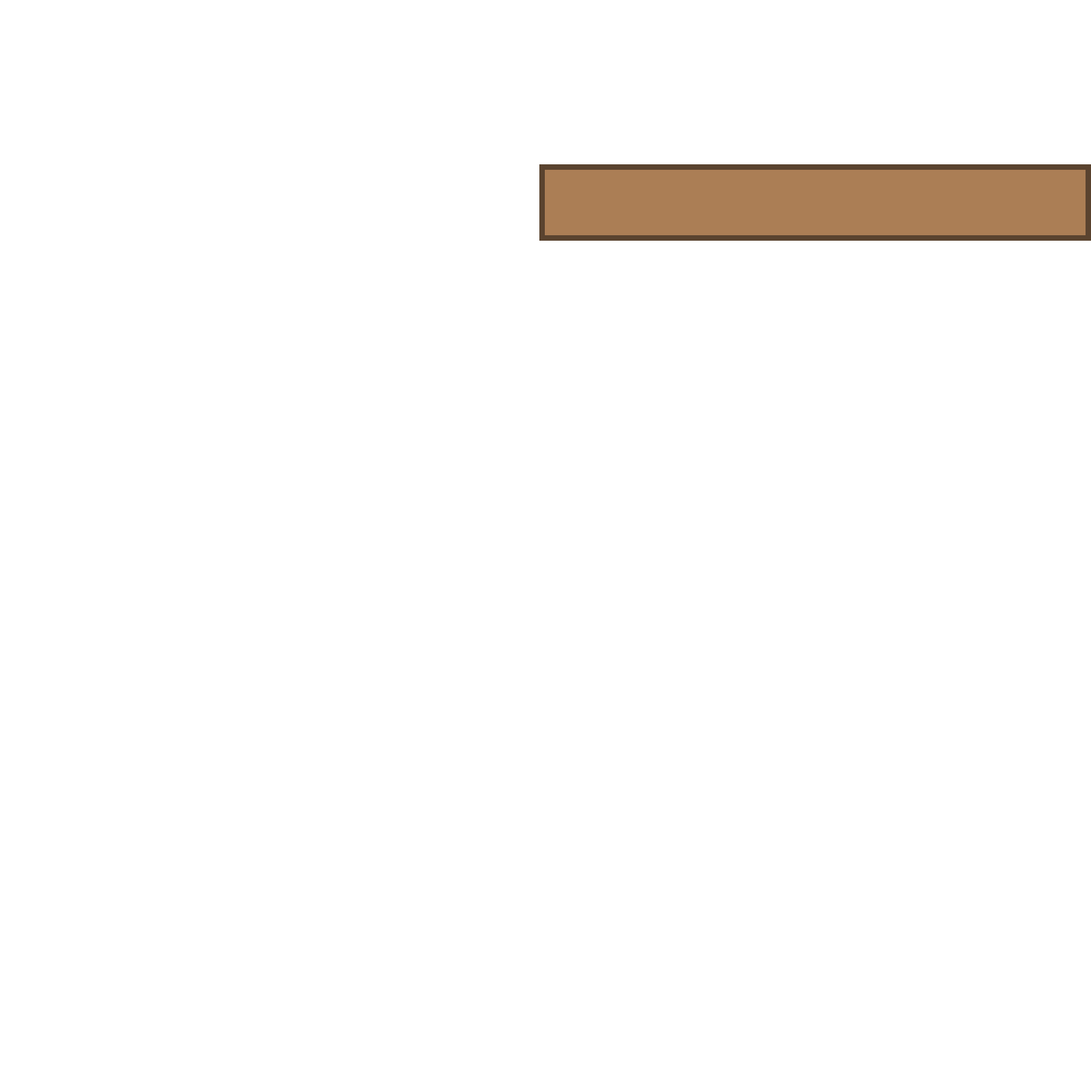
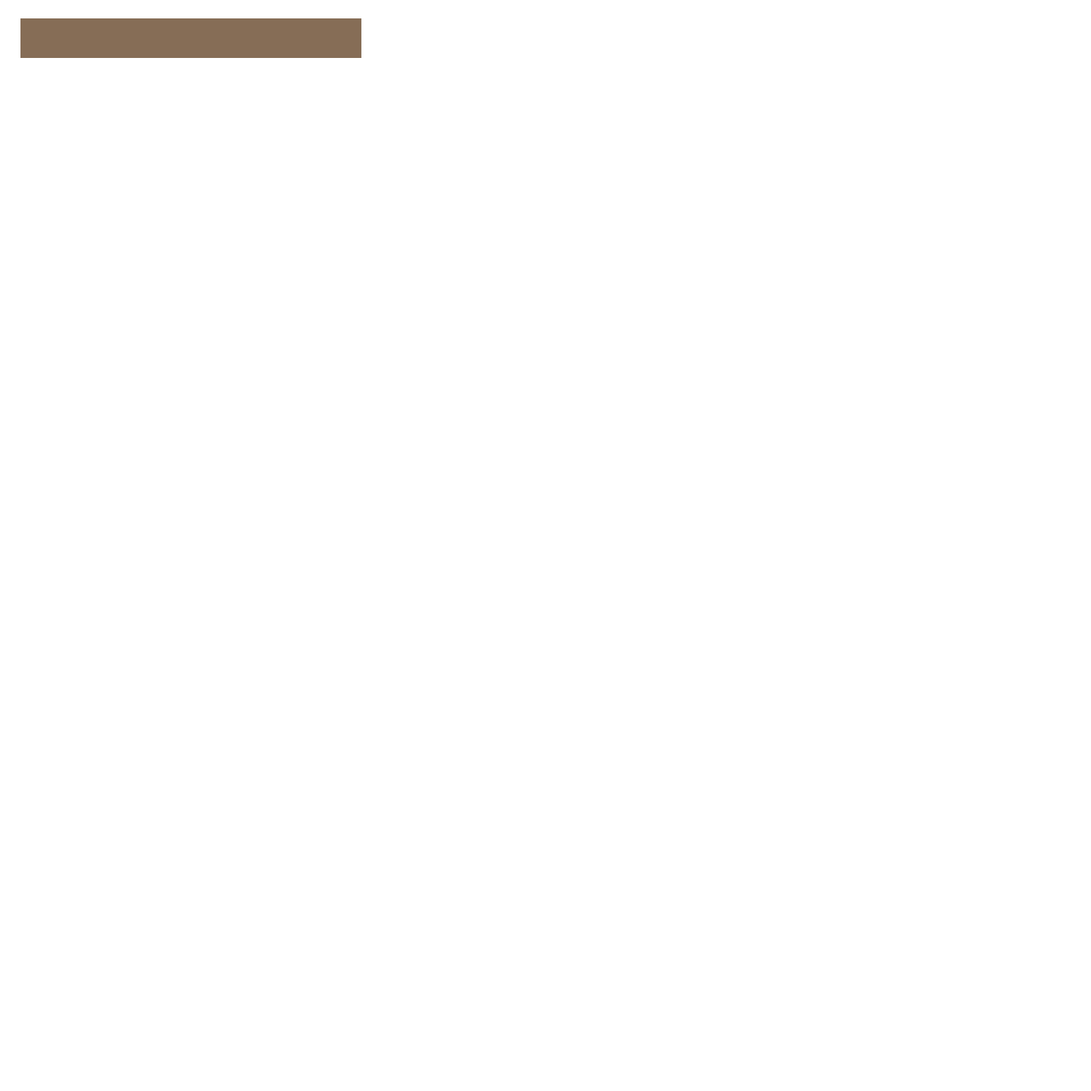
Before/after of a (1091, 1091) layered artwork. What changed in the layer stack:
added layer "Peau" in group "BarreInventaire" over [21, 34, 182, 58]
added layer "Contour" in group "BarreInventaire" over [20, 18, 362, 58]
showed "EmplacementVie", painted on it over [20, 18, 362, 58]
hid "Texte" over [539, 164, 1091, 241]
